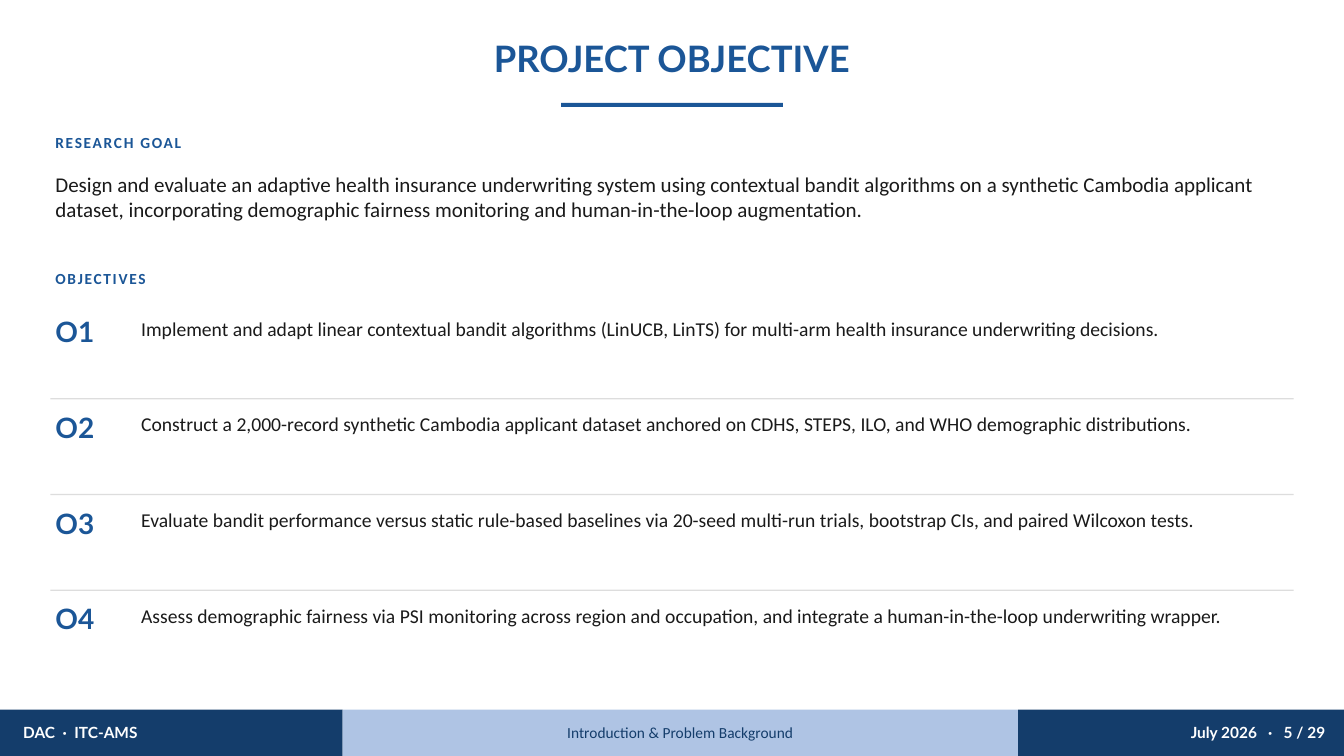
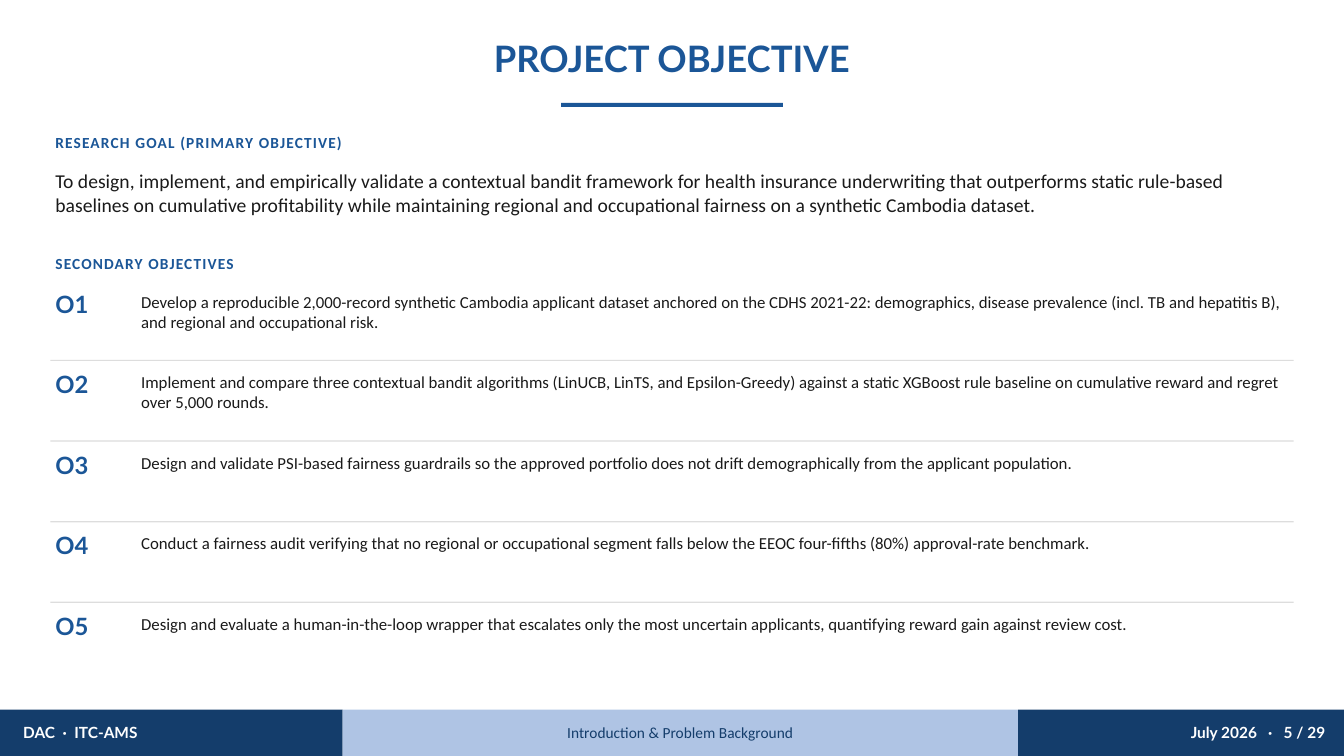
Before and after one commit to PolyTheML/DAC-UW-Thesis, a slide deck: slide 7 of thesis/health_rl/burgundy_defense_presentation.pptx. Drawn at 1344x756 pixels with LibreOffice and Linux fonts; fonts in the diff are those of the drawing. Boxes give left, top, right and bottom in pixels: in the first picture for what was removed or moved away, otherwise in the second. Text is boxed around its words. In the diff, an @@ line names an element or a change of style, - is before the commit and + after.

```diff
--- a/thesis/health_rl/burgundy_defense_presentation.pptx
+++ b/thesis/health_rl/burgundy_defense_presentation.pptx
@@ text at [55, 136, 342, 150]: text changed @@
-RESEARCH GOAL
+RESEARCH GOAL (PRIMARY OBJECTIVE)
@@ text at [55, 174, 1223, 216]: text changed; size 15 to 14 pt @@
-Design and evaluate an adaptive health insurance underwriting system using contextual bandit algorithms on a synthetic Cambodia applicant dataset, incorporating demographic fairness monitoring and human-in-the-loop augmentation.
+To design, implement, and empirically validate a contextual bandit framework for health insurance underwriting that outperforms static rule-based baselines on cumulative profitability while maintaining regional and occupational fairness on a synthetic Cambodia dataset.
@@ text at [55, 259, 233, 269]: text changed @@
-OBJECTIVES
+SECONDARY OBJECTIVES
@@ text "O1": place and size @@
-text "O1" at [55, 321, 94, 343]
+text "O1" at [55, 295, 88, 313]
@@ text at [141, 296, 1279, 331]: text changed; size 14 to 12 pt @@
-Implement and adapt linear contextual bandit algorithms (LinUCB, LinTS) for multi-arm health insurance underwriting decisions.
+Develop a reproducible 2,000-record synthetic Cambodia applicant dataset anchored on the CDHS 2021-22: demographics, disease prevalence (incl. TB and hepatitis B), and regional and occupational risk.
@@ text "O2": place and size @@
-text "O2" at [55, 417, 94, 439]
+text "O2" at [55, 375, 88, 393]
@@ rectangle: place and size @@
-rectangle at [50, 398, 1294, 399]
+rectangle at [50, 360, 1294, 361]
@@ text at [141, 376, 1278, 410]: text changed; size 14 to 12 pt @@
-Construct a 2,000-record synthetic Cambodia applicant dataset anchored on CDHS, STEPS, ILO, and WHO demographic distributions.
+Implement and compare three contextual bandit algorithms (LinUCB, LinTS, and Epsilon-Greedy) against a static XGBoost rule baseline on cumulative reward and regret over 5,000 rounds.
@@ text "O3": place and size @@
-text "O3" at [55, 513, 94, 535]
+text "O3" at [55, 456, 88, 474]
@@ rectangle: place and size @@
-rectangle at [50, 494, 1294, 495]
+rectangle at [50, 441, 1294, 442]
@@ text at [141, 457, 1071, 472]: text changed; size 14 to 12 pt @@
-Evaluate bandit performance versus static rule-based baselines via 20-seed multi-run trials, bootstrap CIs, and paired Wilcoxon tests.
+Design and validate PSI-based fairness guardrails so the approved portfolio does not drift demographically from the applicant population.
@@ size 20 to 17 pt in 4 elements at [55, 295, 88, 313], [55, 375, 88, 393], [55, 456, 88, 474], [55, 536, 88, 554] @@
@@ text "O4": place and size @@
-text "O4" at [55, 608, 94, 630]
+text "O4" at [55, 536, 88, 554]
@@ rectangle: place and size @@
-rectangle at [50, 590, 1294, 591]
+rectangle at [50, 521, 1294, 522]
@@ text at [141, 537, 1089, 552]: text changed; size 14 to 12 pt @@
-Assess demographic fairness via PSI monitoring across region and occupation, and integrate a human-in-the-loop underwriting wrapper.
+Conduct a fairness audit verifying that no regional or occupational segment falls below the EEOC four-fifths (80%) approval-rate benchmark.
@@ rectangle added at [50, 602, 1294, 603], fill #DDDDDD @@
@@ text added at [55, 617, 88, 635], 17 pt, text #1B5697, bold @@
+O5
@@ text added at [141, 618, 1127, 633], 12 pt, text #1A1A1A @@
+Design and evaluate a human-in-the-loop wrapper that escalates only the most uncertain applicants, quantifying reward gain against review cost.
```
Also in this commit, not shown: 5 other slides changed, 1 other file.
